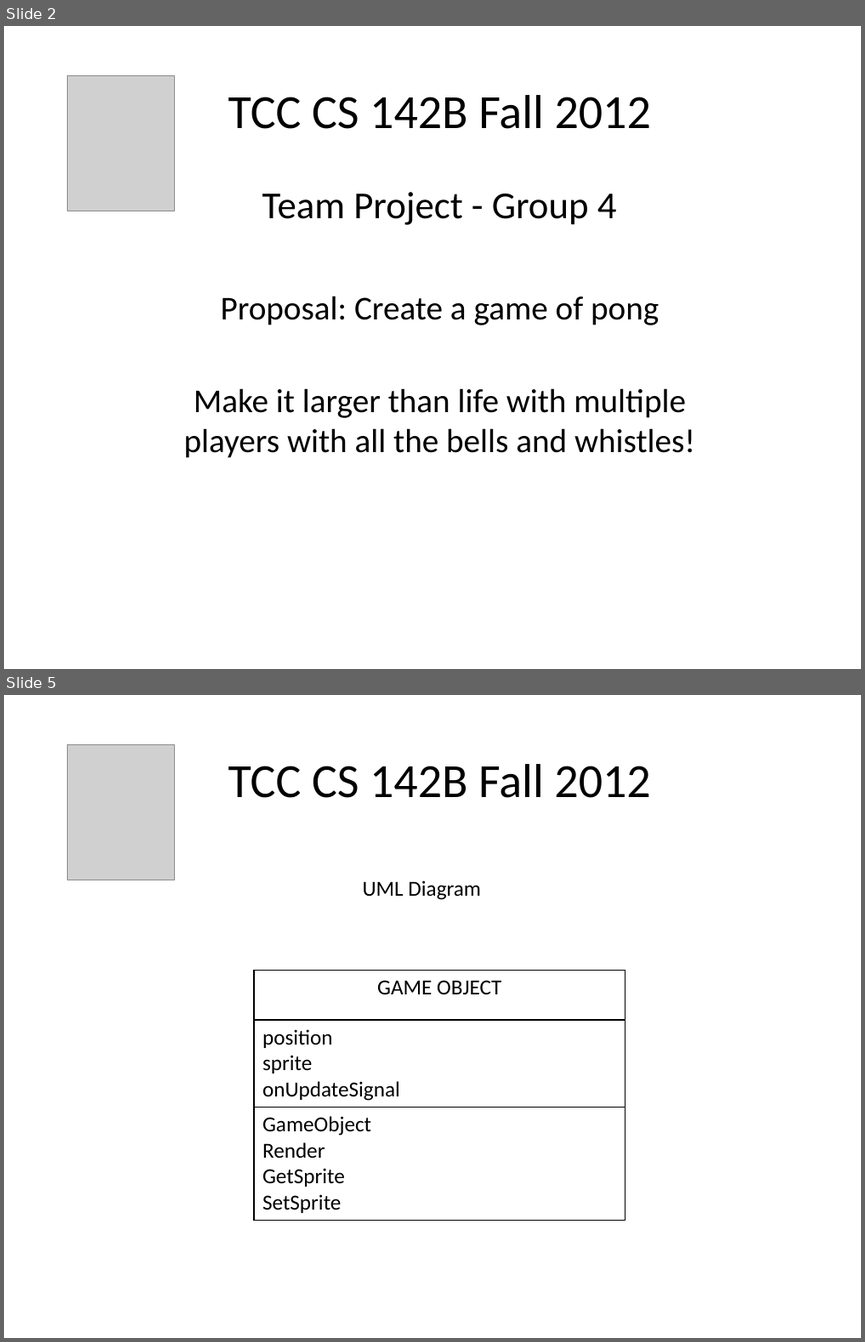
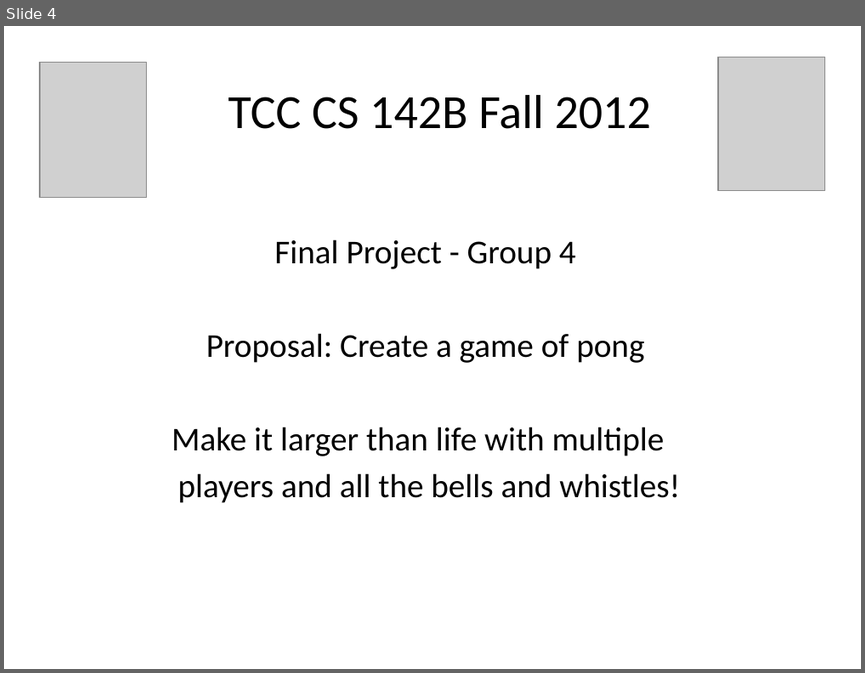
Before and after one commit to samhug/cs_142_final_project, a slide deck: JAVA Group Project Presentation.pptx. Shown one above the other, each under a label of ours: slides 2 and 5 before the commit, slide 4 after it; the slides between them are not shown. The pictures are 865x1342 and 865x673 pixels, drawn with LibreOffice and Linux fonts; fonts in the diff are those of the drawing; grey boxes stand for pictures. Boxes give left, top, right and bottom in pixels: in the first picture for what was removed or moved away, otherwise in the second. Text is boxed around its words. In the diff, an @@ line names an element or a change of style, - is before the commit and + after.

```diff
--- a/JAVA Group Project Presentation.pptx
+++ b/JAVA Group Project Presentation.pptx
@@ slide 5 removed at <box>4,695,861,1338</box>, background #FFFFFF @@
@@ picture removed at <box>68,744,175,879</box> @@
@@ text removed at <box>228,764,650,798</box> @@
-TCC CS 142B Fall 2012
@@ text removed at <box>363,880,481,900</box> @@
-UML Diagram
@@ table removed at <box>254,970,625,1217</box>, 3 rows, 1 columns @@
-GAME OBJECT
-position / sprite / onUpdateSignal
-GameObject / Render / GetSprite / SetSprite
@@ what was slide 2 is now slide 4 @@
@@ slide 4 changed as well @@
@@ picture: place and size @@
-picture at <box>68,75,175,210</box>
+picture at <box>40,63,147,198</box>
@@ picture added at <box>718,57,825,190</box> @@
@@ subtitle "Final Project - Group 4": place and size @@
-subtitle "Final Project - Group 4" at <box>184,192,695,458</box>
+subtitle "Final Project - Group 4" at <box>171,239,680,503</box>
@@ subtitle at <box>274,239,576,269</box>: text changed; size 32 to 28 pt @@
-Team Project - Group 4
+Final Project - Group 4
@@ subtitle at <box>171,426,680,503</box>: text changed @@
-Make it larger than life with multiple players with all the bells and whistles!
+Make it larger than life with multiple
+players and all the bells and whistles!
```
Also in this commit, not shown: 5 other slides changed, 3 slides added, 3 other slides removed.
